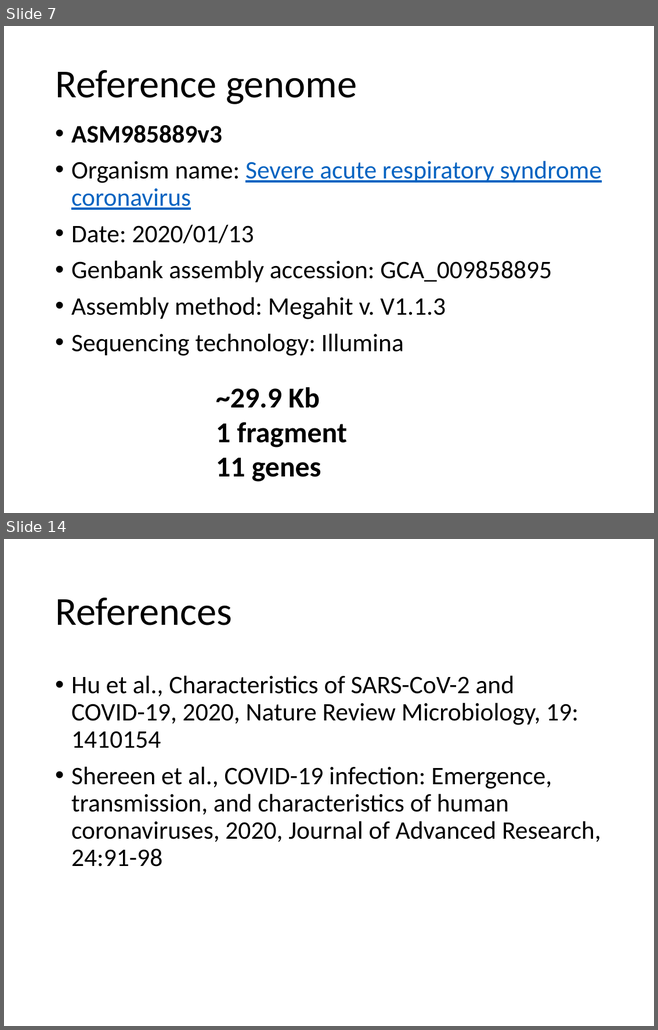
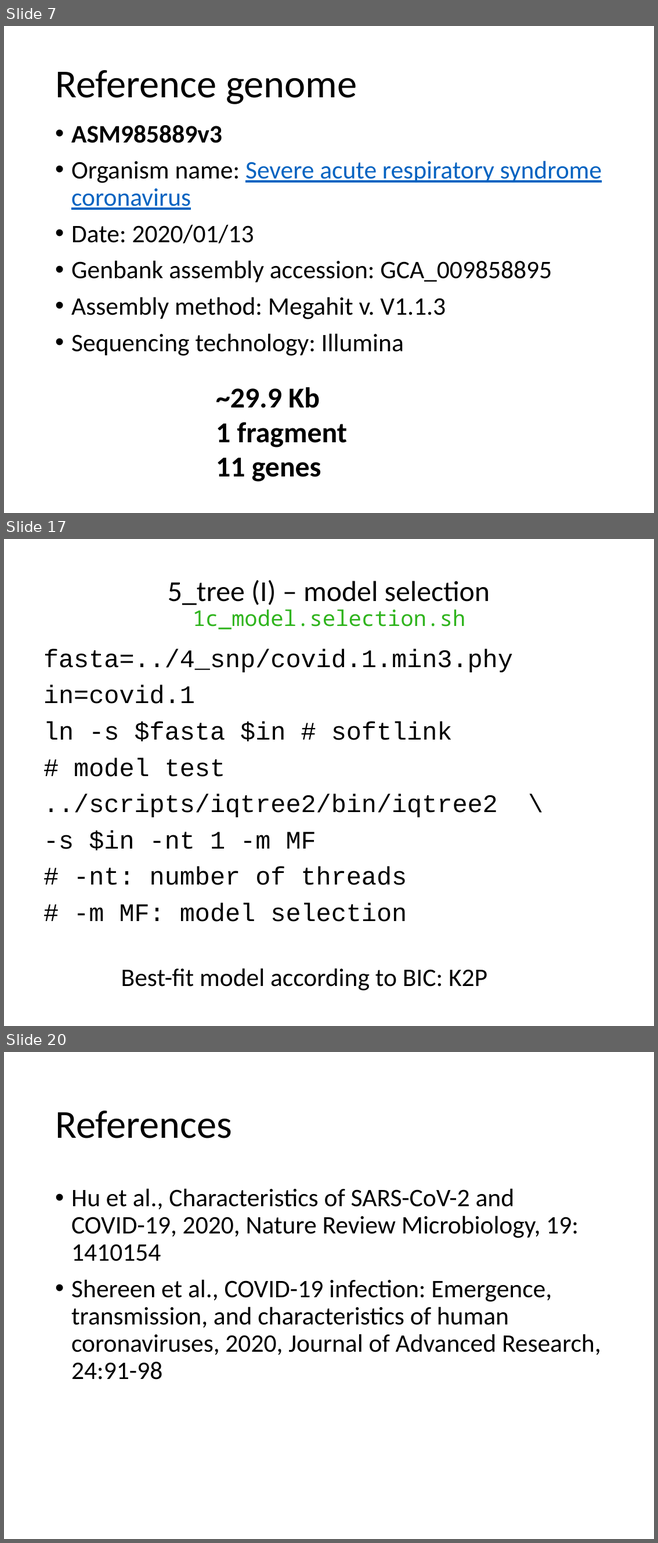
Before and after one commit to liu3zhenlab/teaching, a slide deck: PLPTH813Bioinformatis/2023/lectures/lecture14_BeocatProject.pptx. Shown one above the other, each under a label of ours: slides 7 and 14 before the commit, slides 7, 17 and 20 after it; the slides between them are not shown. The pictures are 658x1030 and 658x1543 pixels, drawn with LibreOffice and Linux fonts; fonts in the diff are those of the drawing. Boxes give left, top, right and bottom in pixels: in the first picture for what was removed or moved away, otherwise in the second. Text is boxed around its words. In the diff, an @@ line names an element or a change of style, - is before the commit and + after.

```diff
--- a/PLPTH813Bioinformatis/2023/lectures/lecture14_BeocatProject.pptx
+++ b/PLPTH813Bioinformatis/2023/lectures/lecture14_BeocatProject.pptx
@@ slide 17 added at box(4, 539, 654, 1026), background #FFFFFF @@
@@ title added at box(168, 580, 489, 629), 32 pt, text #000000 @@
+5_tree (I) – model selection
+1c_model.selection.sh
@@ text added at box(43, 649, 513, 922), 28 pt, text #000000 @@
+fasta=../4_snp/covid.1.min3.phy
+in=covid.1
+ln -s $fasta $in # softlink
+# model test
+../scripts/iqtree2/bin/iqtree2 \
+-s $in -nt 1 -m MF
+# -nt: number of threads
+# -m MF: model selection
@@ text added at box(121, 968, 487, 991), 28 pt, text #000000 @@
+Best-fit model according to BIC: K2P
@@ what was slide 14 is now slide 20 @@
```
Also in this commit, not shown: 3 slides changed, 10 other slides added, 5 slides removed, 2 other files.
